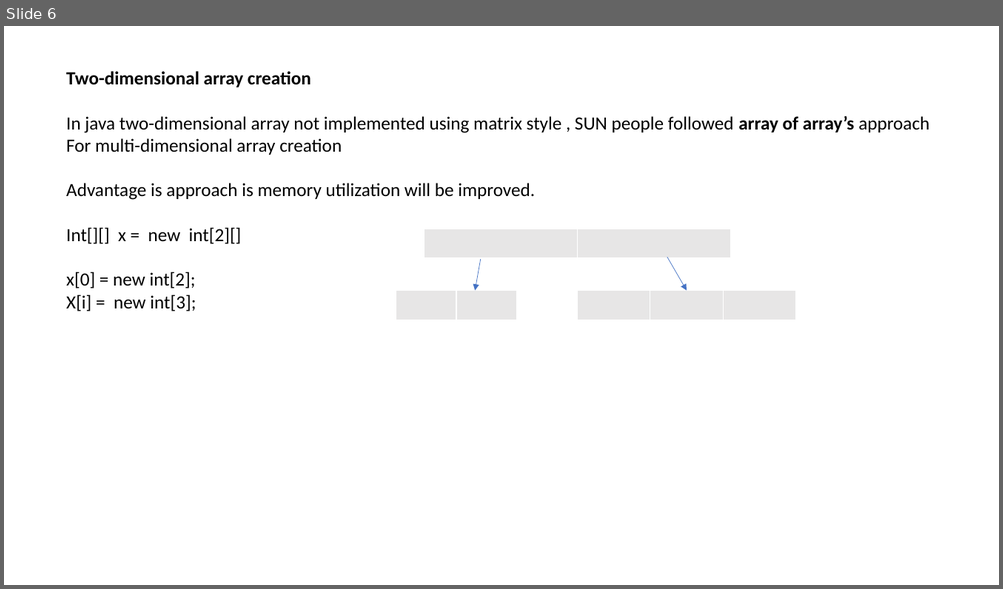
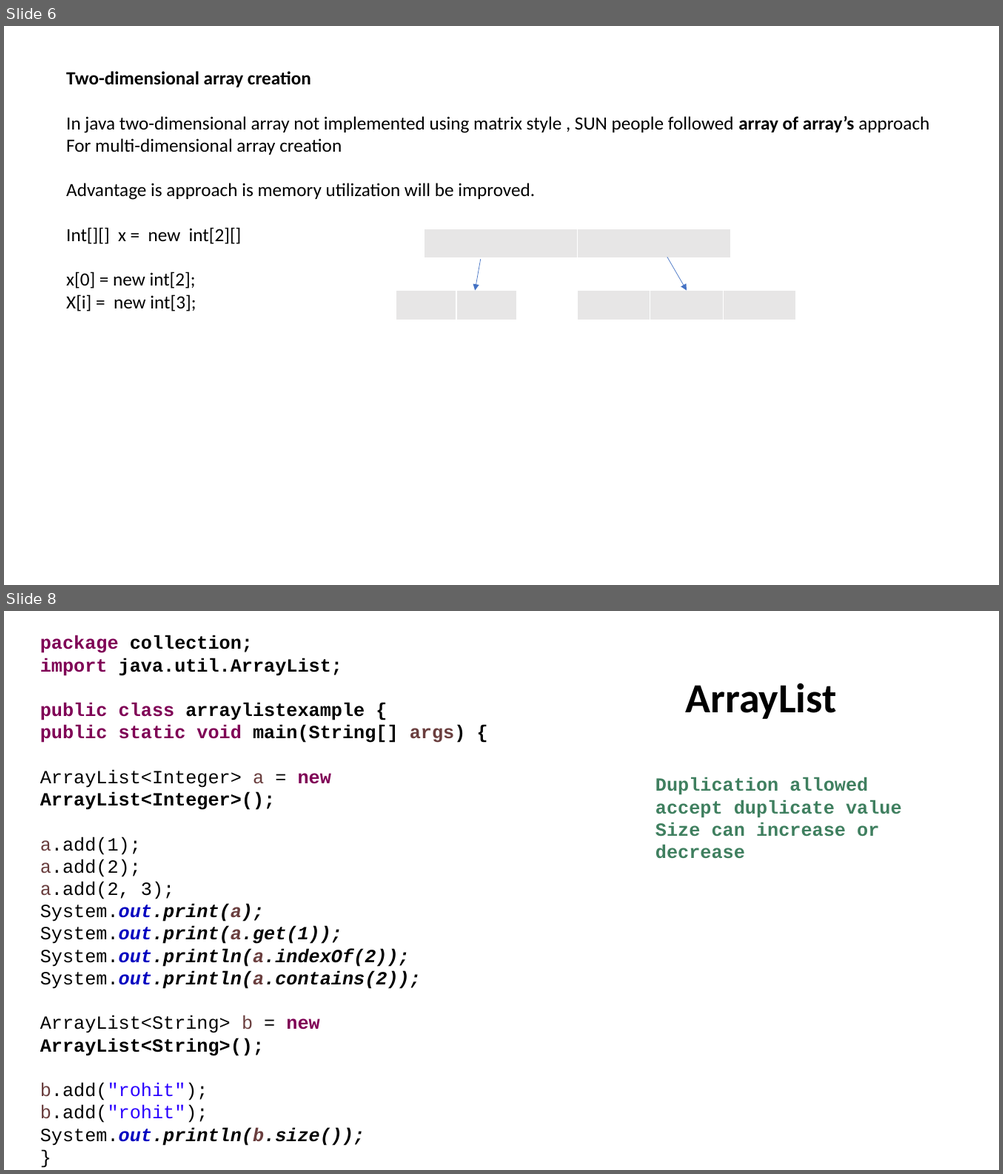
Before and after one commit to rohitb13/images, a slide deck: JAVA Learning Material/JAVA_Rohit/Core Java_1_Month_Plan/Day_6_Array.pptx. Shown one above the other, each under a label of ours: slide 6 before the commit, slides 6 and 8 after it; the slides between them are not shown. The pictures are 1003x589 and 1003x1174 pixels, drawn with LibreOffice and Linux fonts; fonts in the diff are those of the drawing. Boxes give left, top, right and bottom in pixels: in the first picture for what was removed or moved away, otherwise in the second. Text is boxed around its words. In the diff, an @@ line names an element or a change of style, - is before the commit and + after.

```diff
--- a/JAVA Learning Material/JAVA_Rohit/Core Java_1_Month_Plan/Day_6_Array.pptx
+++ b/JAVA Learning Material/JAVA_Rohit/Core Java_1_Month_Plan/Day_6_Array.pptx
@@ slide 8 added at (x1=4, y1=611, x2=999, y2=1170), background #FFFFFF @@
@@ text added at (x1=40, y1=635, x2=466, y2=1146), 18 pt, text #000000, bold @@
+package collection;
+import java.util.ArrayList;
+public class arraylistexample {
+public static void main(String[] args) {
+ArrayList<Integer> a = new ArrayList<Integer>();
+a.add(1);
+a.add(2);
+a.add(2, 3);
+System.out.print(a);
+System.out.print(a.get(1));
+System.out.println(a.indexOf(2));
+System.out.println(a.contains(2));
+ArrayList<String> b = new ArrayList<String>();
+b.add("rohit");
+b.add("rohit");
+System.out.println(b.size());
+}
+}
@@ text added at (x1=686, y1=683, x2=836, y2=719), 40 pt, text #000000, bold @@
+ArrayList
@@ text added at (x1=655, y1=777, x2=902, y2=859), 18 pt, text #3F7F5F, bold @@
+Duplication allowed
+accept duplicate value
+Size can increase or decrease
```
Also in this commit, not shown: 1 slide changed, 3 other slides added, 7 other files.
